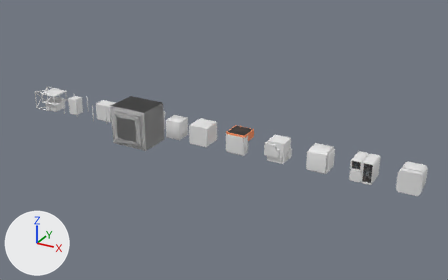
An edit to the glTF model packages/client/public/models/facilities.glb, drawn before and after from the same camera.
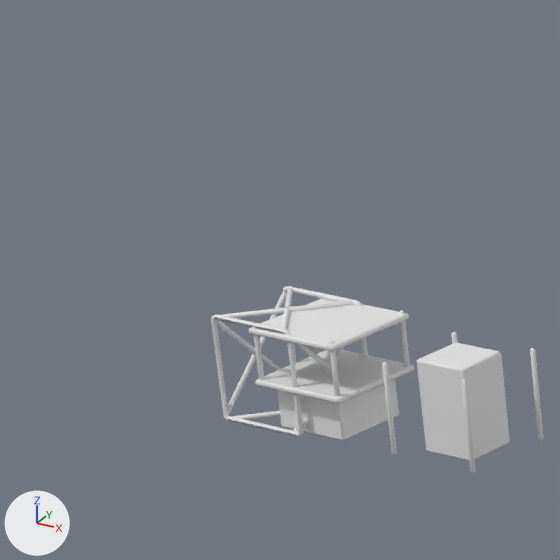
The first picture shows the older version from a 50 mm lens placed at (12.7, -23.3, 11.7), pointed at (-0.5, 0.7, -0.3). The close-ups show both versions on the part from 0% to 20% of the width and 14% to 47% of the height of that picture; other places that the commit changed are outside them. Every picture has the same lights, and +X, +Y and +Z are marked at lower left.

The first close-up shows 'CubaMid.003', 'CubaMid.004', 'CubaPole.001', 'CubaPole.002', 'CubaTop.002', 'Scaffold.000'.
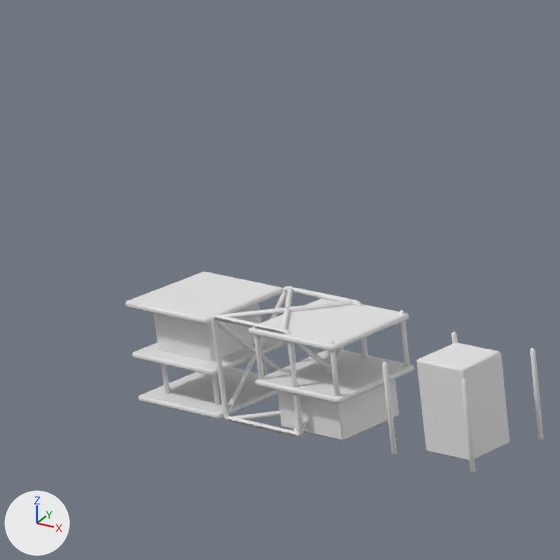
The change, as a list of edits to the scene's bpy script:
```text
Add me_cube_035:
    me_cube_035.from_pydata(...)  # 96 vertices, 176 faces; spans x -0.334..0.334, y -0.333..0.333, z -0.489..-0.04
Add me_cube_034:
    me_cube_034.from_pydata(...)  # 24 vertices, 44 faces; spans x -0.334..0.334, y -0.334..0.334, z -0.049..0.44
Add me_cube_033:
    me_cube_033.from_pydata(...)  # 72 vertices, 132 faces; spans x -0.5..0.5, y -0.5..0.5, z -0.5..0.47
Add ob_cubapole_003:
    ob_cubapole_003 = bpy.data.objects.new('CubaPole.003', me_cube_035)
    ob_cubapole_003.location = (-12.5, 0.5, 0.0)
Add ob_cubamid_005:
    ob_cubamid_005 = bpy.data.objects.new('CubaMid.005', me_cube_034)
    ob_cubamid_005.location = (-12.5, 0.5, 0.0)
Add ob_cubatop_003:
    ob_cubatop_003 = bpy.data.objects.new('CubaTop.003', me_cube_033)
    ob_cubatop_003.location = (-12.5, 0.5, 0.0)
```

Location of each change, (x1, y1, x2, y2) in pixels of the close-ups (560 x 560 px):
'CubaTop.003', added: after (125, 271, 288, 419)
'CubaMid.005', added: after (154, 304, 262, 362)
'CubaPole.003', added: after (161, 354, 268, 405)
